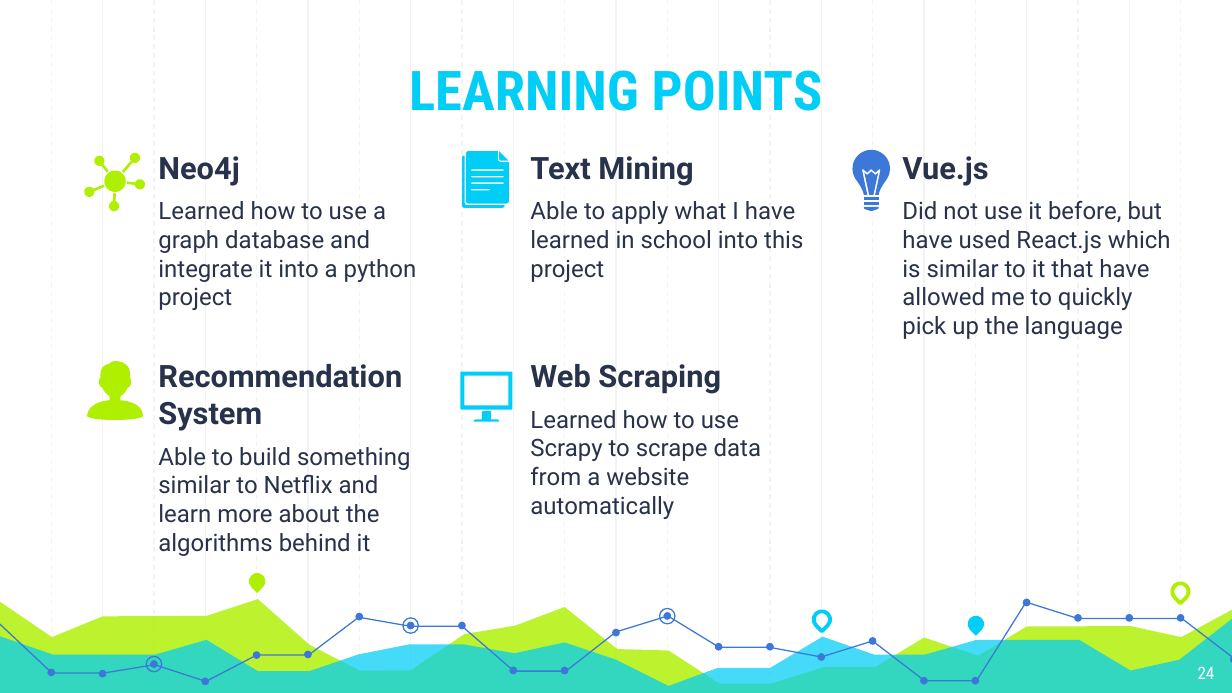
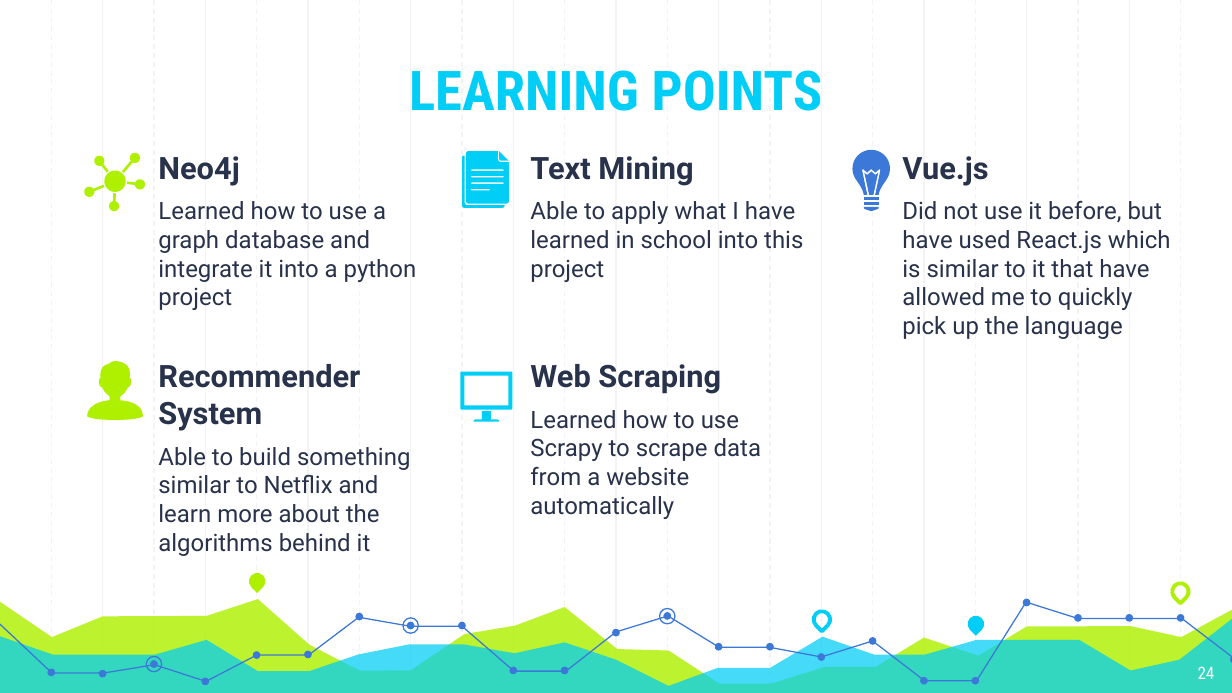
Before and after one commit to Andyayk/app, a slide deck: slide 24 of Graph Based Search Version 2.pptx. Drawn at 1232x693 pixels with LibreOffice and Linux fonts; fonts in the diff are those of the drawing. Boxes give left, top, right and bottom in pixels: in the first picture for what was removed or moved away, otherwise in the second. Text is boxed around its words. In the diff, an @@ line names an element or a change of style, - is before the commit and + after.

Commit message:
- update presentation

```diff
--- a/Graph Based Search Version 2.pptx
+++ b/Graph Based Search Version 2.pptx
@@ text at [158, 364, 360, 431]: text changed @@
-Recommendation System
+Recommender System
```
